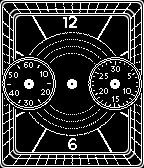
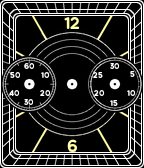
Two versions of the same layered image (144 x 168). Layer-by-layer changes:
showed "c_face.png copy #1", painted on it, masked it over [1, 3, 143, 165]
painted on "c_face.png copy" over [1, 16, 143, 152]
painted on "60 ticks" over [1, 3, 143, 165]
painted on "12 ticks" over [1, 3, 143, 165]
added layer "c_face.png copy #2" above "c_face.png" over [7, 16, 137, 152]
painted on "c_face.png" over [1, 3, 143, 165]
